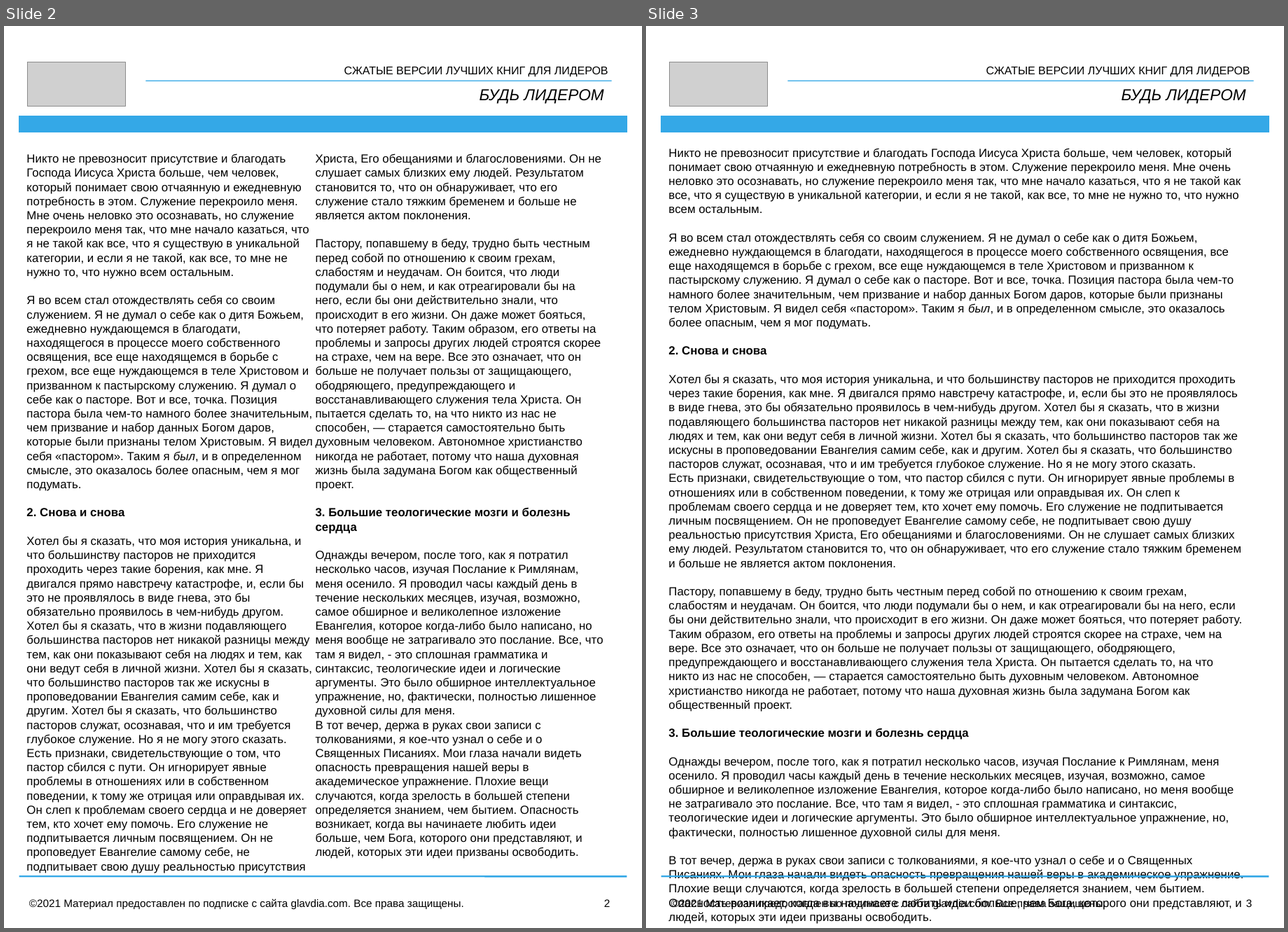
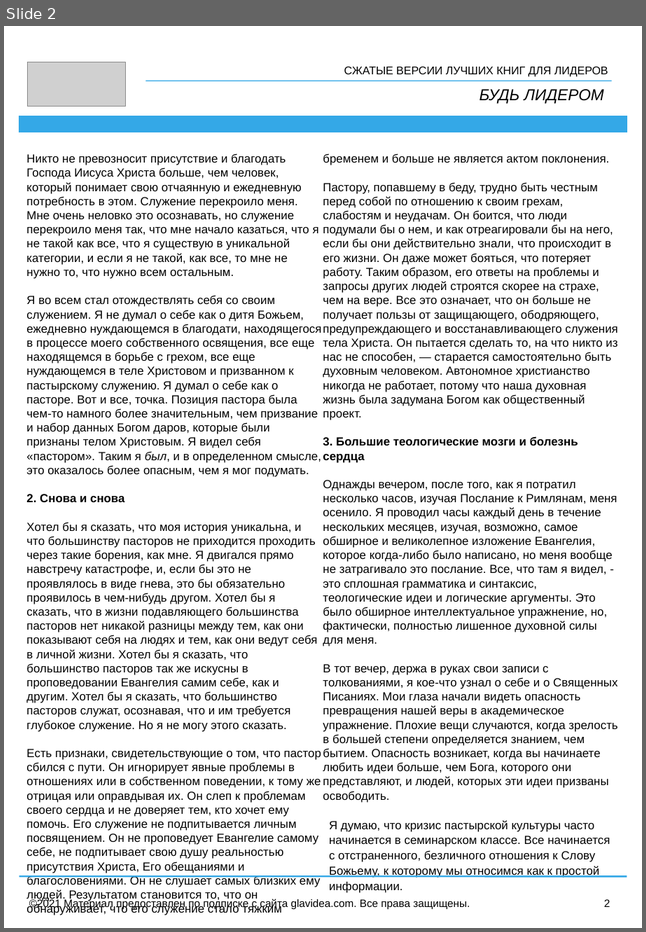
Before and after one commit to suxrobshukurov/glavidea, a slide deck: books/Dangerous_Calling.odp. Shown side by side, each under a label of ours: slides 2 and 3 before the commit, slide 2 after it. The pictures are 1288x932 and 646x932 pixels, drawn with LibreOffice and Linux fonts; fonts in the diff are those of the drawing; grey boxes stand for pictures. Boxes give left, top, right and bottom in pixels: in the first picture for what was removed or moved away, otherwise in the second. Text is boxed around its words. In the diff, an @@ line names an element or a change of style, - is before the commit and + after.

```diff
--- a/books/Dangerous_Calling.odp
+++ b/books/Dangerous_Calling.odp
@@ slide 3 removed at [646, 26, 1284, 928], background #FFFFFF @@
@@ picture removed at [670, 62, 768, 106] @@
@@ title removed at [986, 66, 1250, 77] @@
-СЖАТЫЕ ВЕРСИИ ЛУЧШИХ КНИГ ДЛЯ ЛИДЕРОВ
@@ line removed from (1253, 81) to (788, 81) @@
@@ text removed at [1121, 89, 1246, 104] @@
-БУДЬ ЛИДЕРОМ
@@ rectangle removed at [661, 116, 1268, 132] @@
@@ text removed at [668, 148, 1242, 878] @@
-Никто не превозносит присутствие и благодать Господа Иисуса Христа больше, чем человек, который понимает свою отчаянную и ежедневную потребность в этом. Служение перекроило меня. Мне очень неловко это осознавать, но служение перекроило меня так, что мне начало казаться, что я не такой как все, что я существую в уникальной категории, и если я не такой, как все, то мне не нужно то, что нужно всем остальным.
-Я во всем стал отождествлять себя со своим служением. Я не думал о себе как о дитя Божьем, ежедневно нуждающемся в благодати, находящегося в процессе моего собственного освящения, все еще находящемся в борьбе с грехом, все еще нуждающемся в теле Христовом и призванном к пастырскому служению. Я думал о себе как о пасторе. Вот и все, точка. Позиция пастора была чем-то намного более значительным, чем призвание и набор данных Богом даров, которые были признаны телом Христовым. Я видел себя «пастором». Таким я был, и в определенном смысле, это оказалось более опасным, чем я мог подумать.
-2. Снова и снова
-Хотел бы я сказать, что моя история уникальна, и что большинству пасторов не приходится проходить через такие борения, как мне. Я двигался прямо навстречу катастрофе, и, если бы это не проявлялось в виде гнева, это бы обязательно проявилось в чем-нибудь другом. Хотел бы я сказать, что в жизни подавляющего большинства пасторов нет никакой разницы между тем, как они показывают себя на людях и тем, как они ведут себя в личной жизни. Хотел бы я сказать, что большинство пасторов так же искусны в проповедовании Евангелия самим себе, как и другим. Хотел бы я сказать, что большинство пасторов служат, осознавая, что и им требуется глубокое служение. Но я не могу этого сказать.
-Есть признаки, свидетельствующие о том, что пастор сбился с пути. Он игнорирует явные проблемы в отношениях или в собственном поведении, к тому же отрицая или оправдывая их. Он слеп к проблемам своего сердца и не доверяет тем, кто хочет ему помочь. Его служение не подпитывается личным посвящением. Он не проповедует Евангелие самому себе, не подпитывает свою душу реальностью присутствия Христа, Его обещаниями и благословениями. Он не слушает самых близких ему людей. Результатом становится то, что он обнаруживает, что его служение стало тяжким бременем и больше не является актом поклонения.
-Пастору, попавшему в беду, трудно быть честным перед собой по отношению к своим грехам, слабостям и неудачам. Он боится, что люди подумали бы о нем, и как отреагировали бы на него, если бы они действительно знали, что происходит в его жизни. Он даже может бояться, что потеряет работу. Таким образом, его ответы на проблемы и запросы других людей строятся скорее на страхе, чем на вере. Все это означает, что он больше не получает пользы от защищающего, ободряющего, предупреждающего и восстанавливающего служения тела Христа. Он пытается сделать то, на что никто из нас не способен, — старается самостоятельно быть духовным человеком. Автономное христианство никогда не работает, потому что наша духовная жизнь была задумана Богом как общественный проект.
-3. Большие теологические мозги и болезнь сердца
-Однажды вечером, после того, как я потратил несколько часов, изучая Послание к Римлянам, меня осенило. Я проводил часы каждый день в течение нескольких месяцев, изучая, возможно, самое обширное и великолепное изложение Евангелия, которое когда-либо было написано, но меня вообще не затрагивало это послание. Все, что там я видел, - это сплошная грамматика и синтаксис, теологические идеи и логические аргументы. Это было обширное интеллектуальное упражнение, но, фактически, полностью лишенное духовной силы для меня.
-В тот вечер, держа в руках свои записи с толкованиями, я кое-что узнал о себе и о Священных Писаниях. Мои глаза начали видеть опасность превращения нашей веры в академическое упражнение. Плохие вещи случаются, когда зрелость в большей степени определяется знанием, чем бытием. Опасность возникает, когда вы начинаете любить идеи больше, чем Бога, которого они представляют, и людей, которых эти идеи призваны освободить.
@@ line removed from (661, 876) to (1268, 876) @@
@@ text removed at [671, 898, 1106, 909] @@
-©2021 Материал предоставлен по подписке с сайта glavdia.com. Все права защищены.
@@ page number removed at [1246, 899, 1252, 907] @@
-3
@@ slide 2 changed as well @@
@@ text at [26, 153, 322, 915]: paragraph added @@
+Я думаю, что кризис пастырской культуры часто начинается в семинарском классе. Все начинается с отстраненного, безличного отношения к Слову Божьему, к которому мы относимся как к простой информации.
@@ text at [29, 898, 469, 909]: text changed @@
-©2021 Материал предоставлен по подписке с сайта glavdia.com. Все права защищены.
+©2021 Материал предоставлен по подписке с сайта glavidea.com. Все права защищены.
```
Also in this commit, not shown: 1 other slide changed, 7 slides added, 1 other file.
